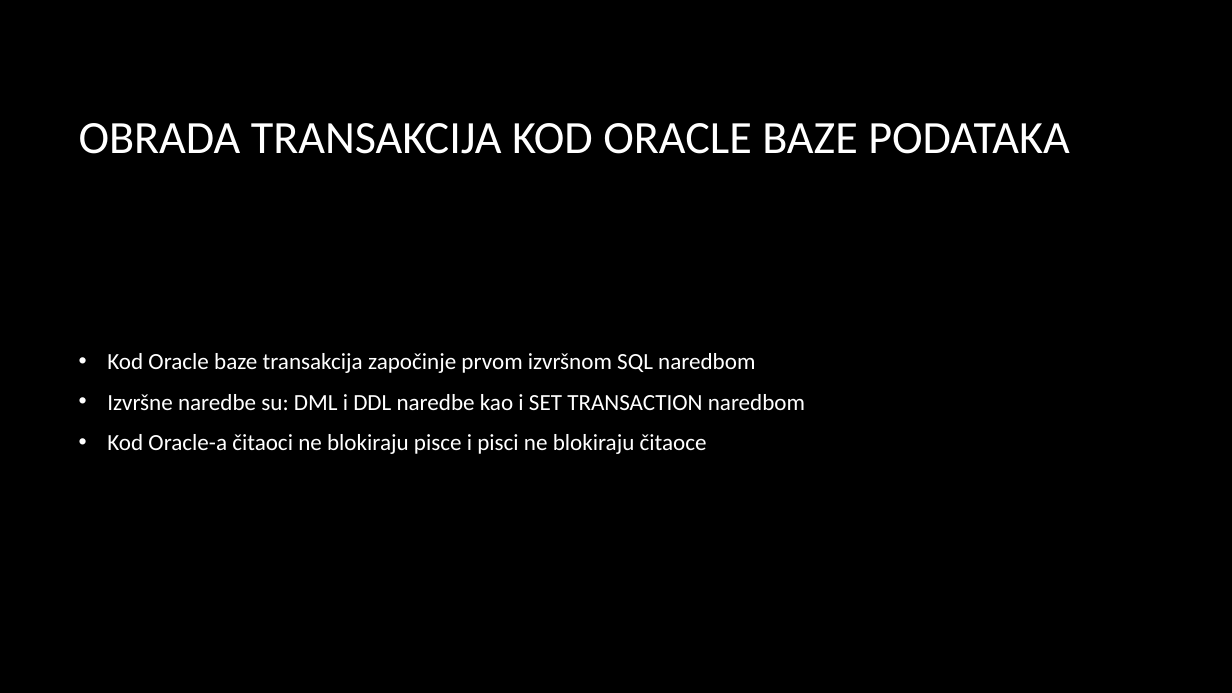
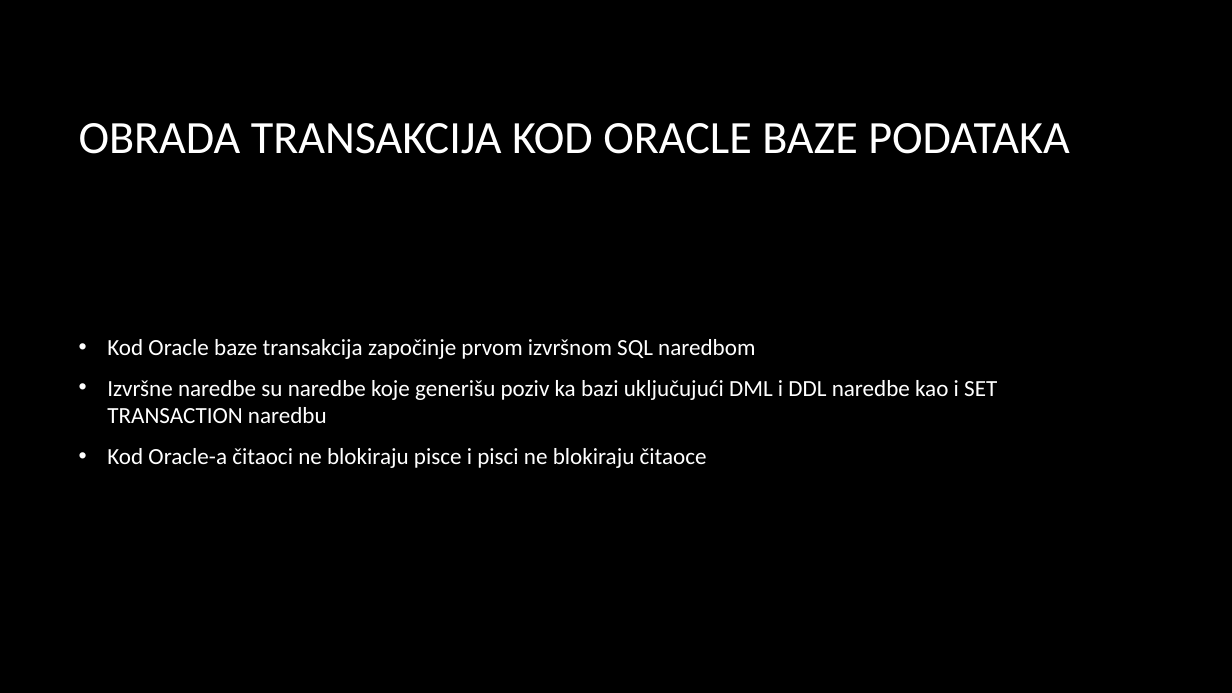
Before and after one commit to Rista5/DBMS, a slide deck: slide 9 of Obrada transakcija/Obrada transakcija.pptx. Drawn at 1232x693 pixels with LibreOffice and Linux fonts; fonts in the diff are those of the drawing; background and template pictures are left out. Boxes give left, top, right and bottom in pixels: in the first picture for what was removed or moved away, otherwise in the second. Text is boxed around its words. In the diff, an @@ line names an element or a change of style, - is before the commit and + after.

```diff
--- a/Obrada transakcija/Obrada transakcija.pptx
+++ b/Obrada transakcija/Obrada transakcija.pptx
@@ text at (x1=107, y1=380, x2=997, y2=423): text changed @@
-• Izvršne naredbe su: DML i DDL naredbe kao i SET TRANSACTION naredbom
+• Izvršne naredbe su naredbe koje generišu poziv ka bazi uključujući DML i DDL naredbe kao i SET TRANSACTION naredbu
```
Also in this commit, not shown: 2 other slides changed, 2 other files.
